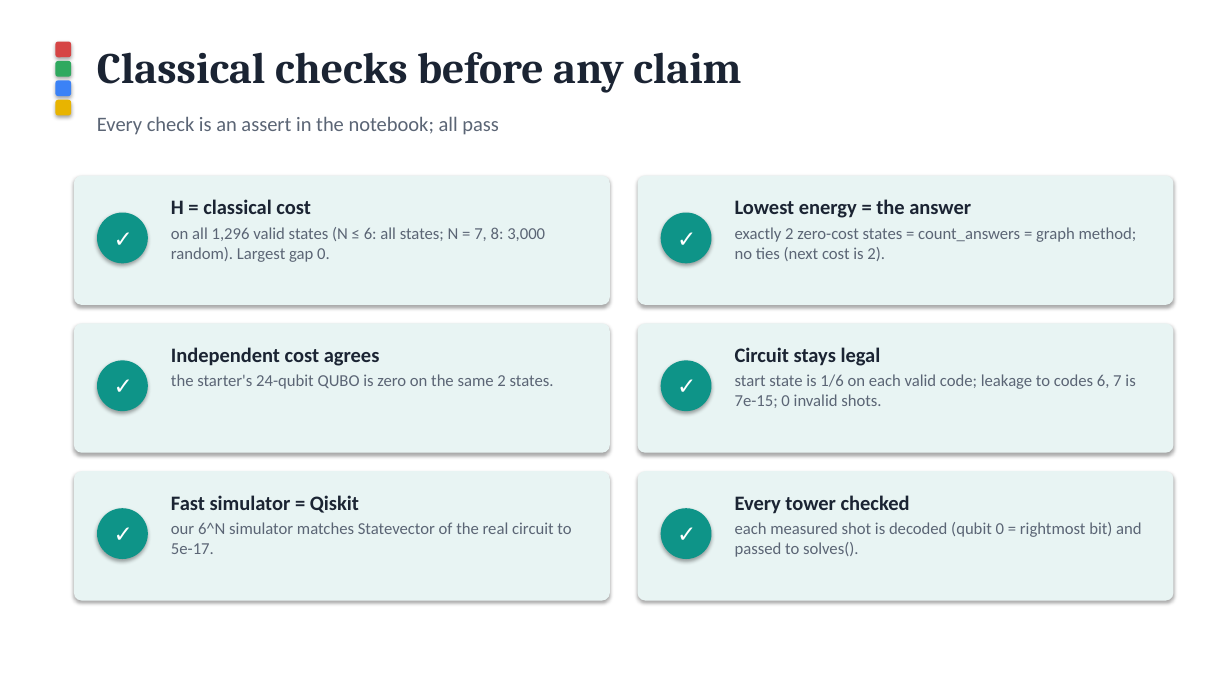
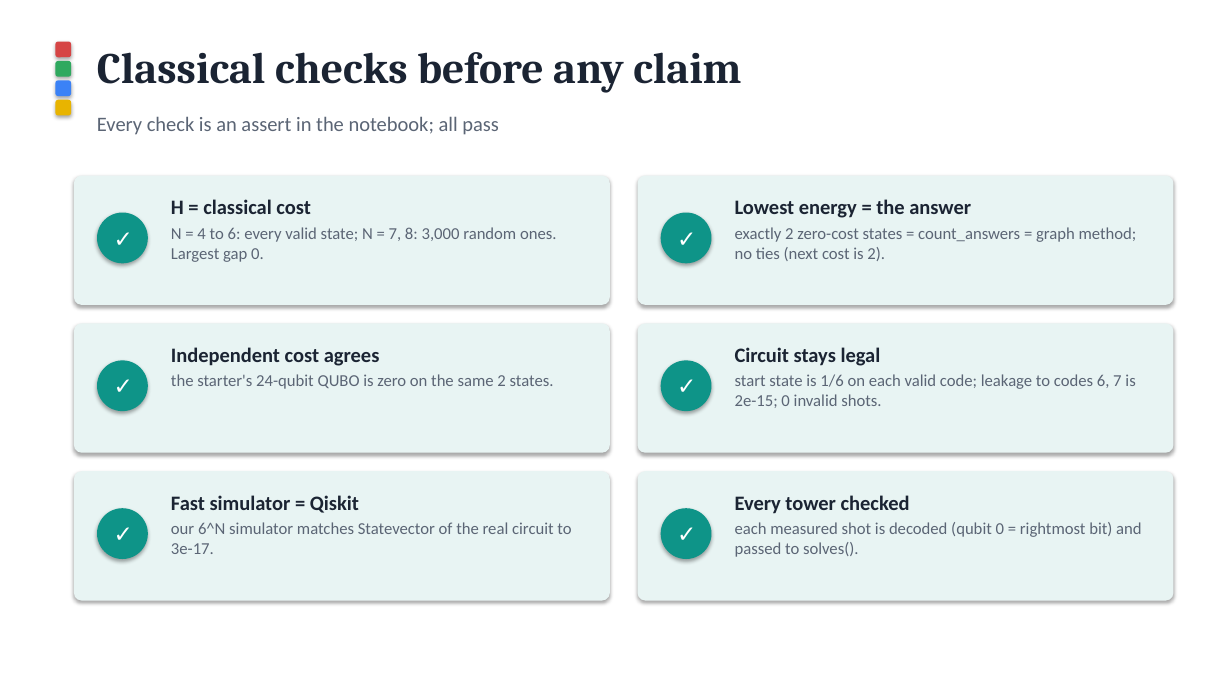
Before and after one commit to rmohanty521/qiskit, a slide deck: slide 5 of slides.pptx. Drawn at 1232x693 pixels with LibreOffice and Linux fonts; fonts in the diff are those of the drawing. Boxes give left, top, right and bottom in pixels: in the first picture for what was removed or moved away, otherwise in the second. Text is boxed around its words. In the diff, an @@ line names an element or a change of style, - is before the commit and + after.

```diff
--- a/slides.pptx
+++ b/slides.pptx
@@ text at (x1=171, y1=227, x2=556, y2=262): text changed @@
-on all 1,296 valid states (N ≤ 6: all states; N = 7, 8: 3,000 random). Largest gap 0.
+N = 4 to 6: every valid state; N = 7, 8: 3,000 random ones. Largest gap 0.
@@ text at (x1=735, y1=374, x2=1135, y2=408): text changed @@
-start state is 1/6 on each valid code; leakage to codes 6, 7 is 7e-15; 0 invalid shots.
+start state is 1/6 on each valid code; leakage to codes 6, 7 is 2e-15; 0 invalid shots.
@@ text at (x1=171, y1=522, x2=571, y2=554): text changed @@
-our 6^N simulator matches Statevector of the real circuit to 5e-17.
+our 6^N simulator matches Statevector of the real circuit to 3e-17.
```
Also in this commit, not shown: 4 other slides changed, 15 other files.
